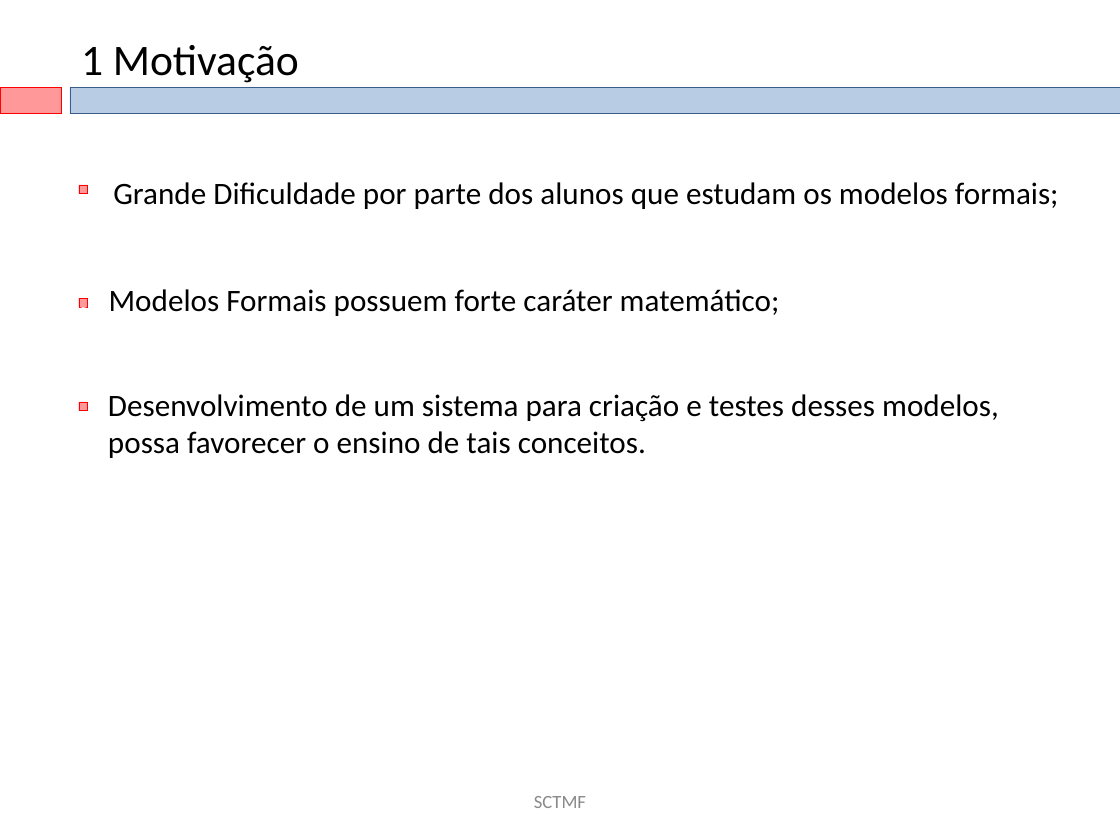
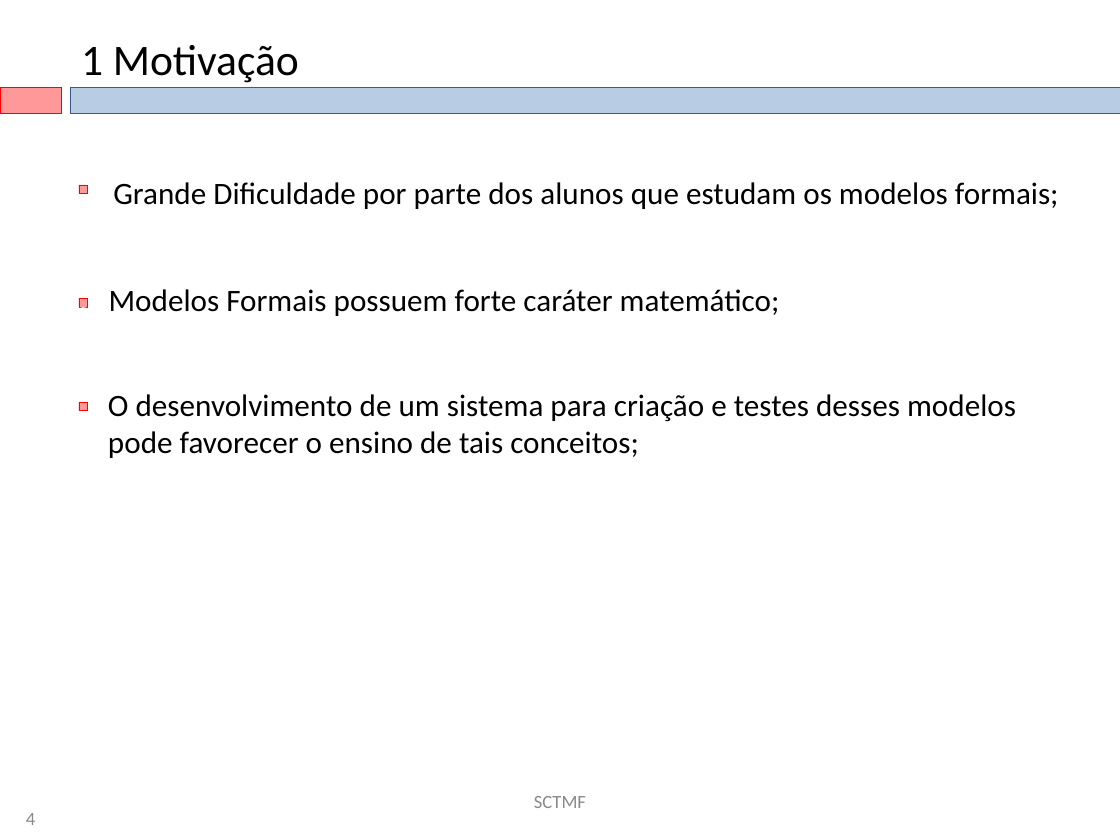
Before and after one commit to eduardoabreubg/sctmf, a slide deck: slide 4 of sctmf/documentation/SCTMF-Final_20071201.ppt. Drawn at 1120x840 pixels with LibreOffice and Linux fonts; fonts in the diff are those of the drawing; background and template pictures are left out. Boxes give left, top, right and bottom in pixels: in the first picture for what was removed or moved away, otherwise in the second. Text is boxed around its words. In the diff, an @@ line names an element or a change of style, - is before the commit and + after.

```diff
--- a/sctmf/documentation/SCTMF-Final_20071201.ppt
+++ b/sctmf/documentation/SCTMF-Final_20071201.ppt
@@ text at <box>108,394,1016,458</box>: text changed @@
-Desenvolvimento de um sistema para criação e testes desses modelos, possa favorecer o ensino de tais conceitos.
+O desenvolvimento de um sistema para criação e testes desses modelos pode favorecer o ensino de tais conceitos;
@@ text added at <box>26,813,35,825</box>, 12 pt, text #898989 @@
+4
```
Also in this commit, not shown: 18 other slides changed, 2 slides added.
